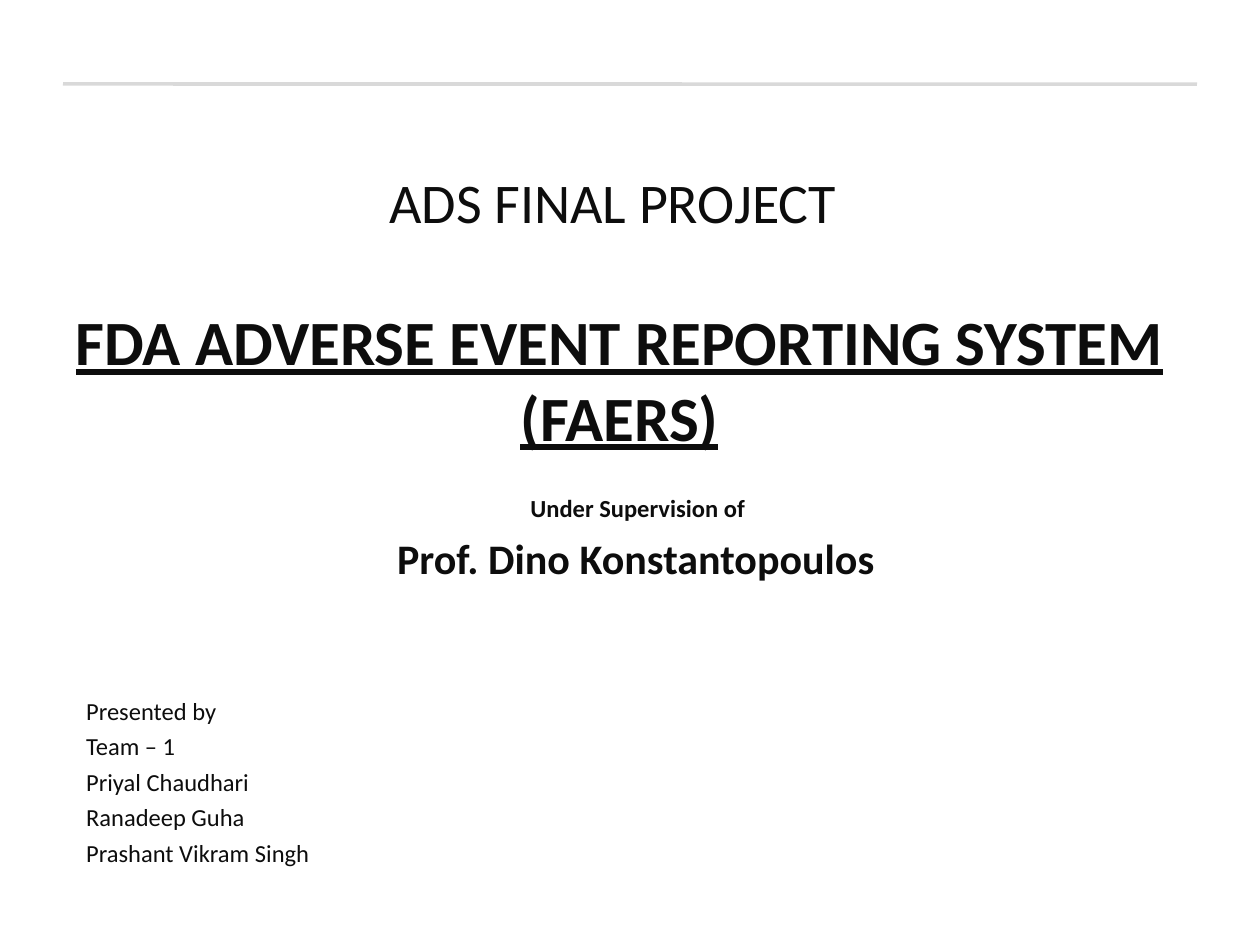
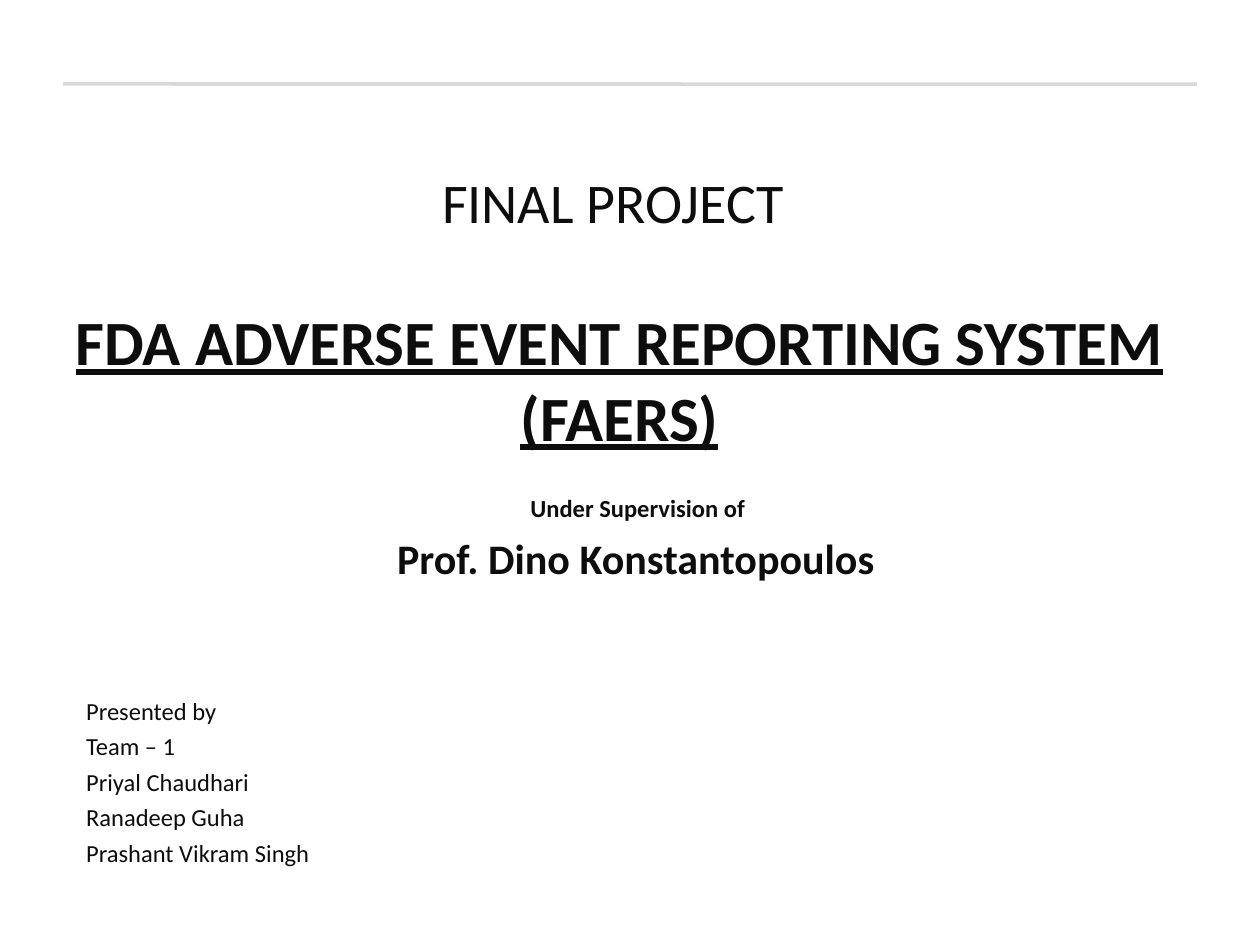
Before and after one commit to prashantvikramsingh/FAERS-FinalProject, a slide deck: slide 2 of Team_1_FinalProject.ppt. Drawn at 1260x945 pixels with LibreOffice and Linux fonts; fonts in the diff are those of the drawing; background and template pictures are left out. Boxes give left, top, right and bottom in pixels: in the first picture for what was removed or moved away, otherwise in the second. Text is boxed around its words. In the diff, an @@ line names an element or a change of style, - is before the commit and + after.

```diff
--- a/Team_1_FinalProject.ppt
+++ b/Team_1_FinalProject.ppt
@@ title at (76,186,1163,451): text changed @@
-ADS FINAL PROJECT
-FDA ADVERSE EVENT REPORTING SYSTEM
-(FAERS)
+FINAL PROJECT
+FDA ADVERSE EVENT REPORTING SYSTEM
+(FAERS)
```
Also in this commit, not shown: 5 other slides changed, 1 other file.
